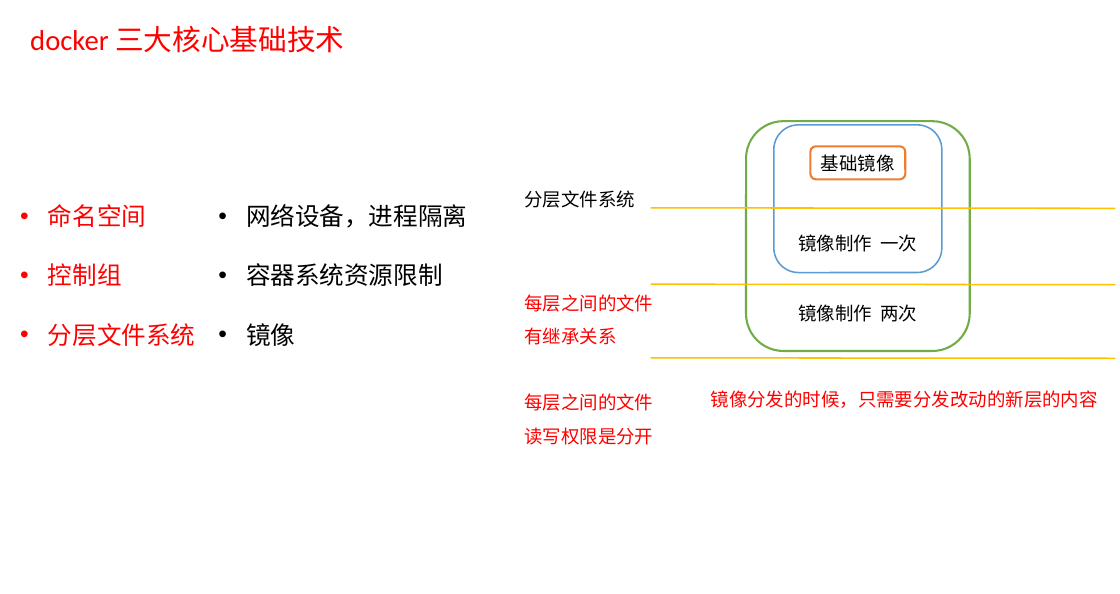
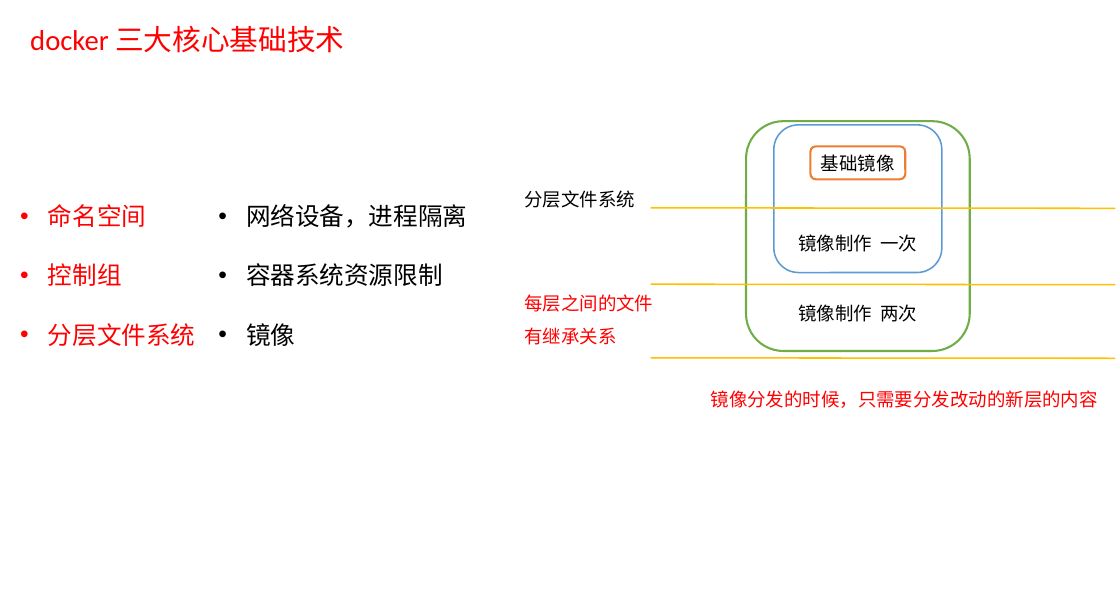
Before and after one commit to caesar-empereur/read-book, a slide deck: slide 7 of share/docker-k8s分享.pptx (slide 5 before the commit). Drawn at 1120x594 pixels with LibreOffice and Linux fonts; fonts in the diff are those of the drawing. Boxes give left, top, right and bottom in pixels: in the first picture for what was removed or moved away, otherwise in the second. Text is boxed around its words. In the diff, an @@ line names an element or a change of style, - is before the commit and + after.

```diff
--- a/share/docker-k8s分享.pptx
+++ b/share/docker-k8s分享.pptx
@@ text removed at (x1=524, y1=393, x2=653, y2=445) @@
-每层之间的文件读写权限是分开
```
Also in this commit, not shown: 2 other slides changed, 3 slides added, 1 slide removed.
